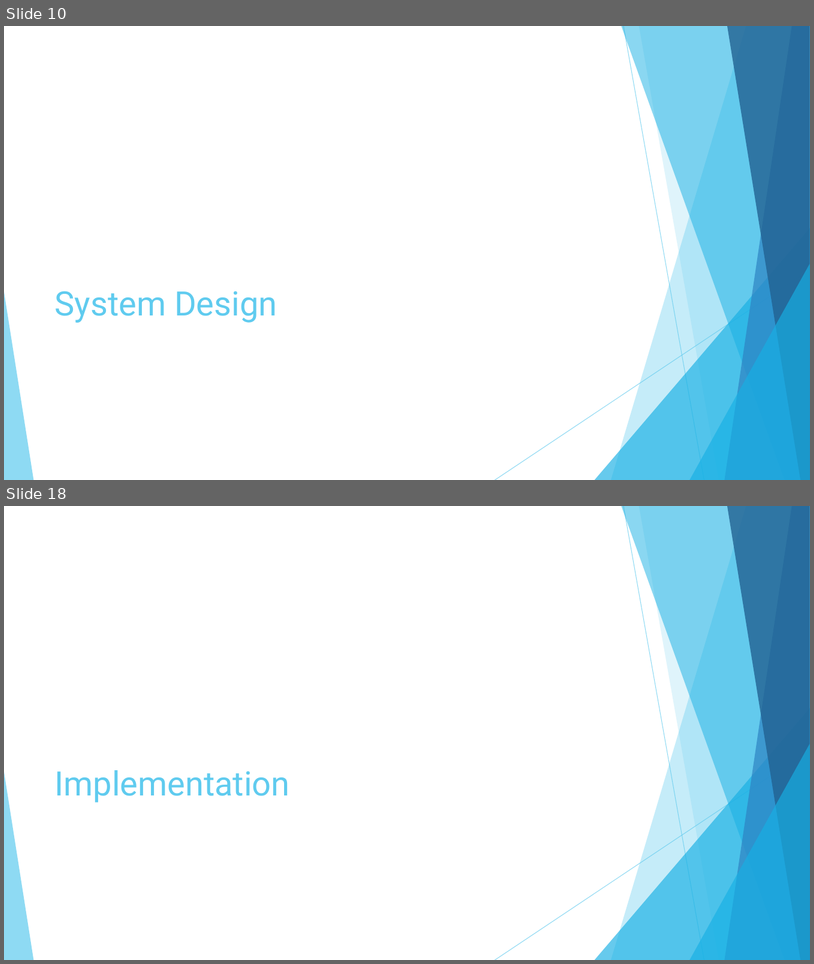
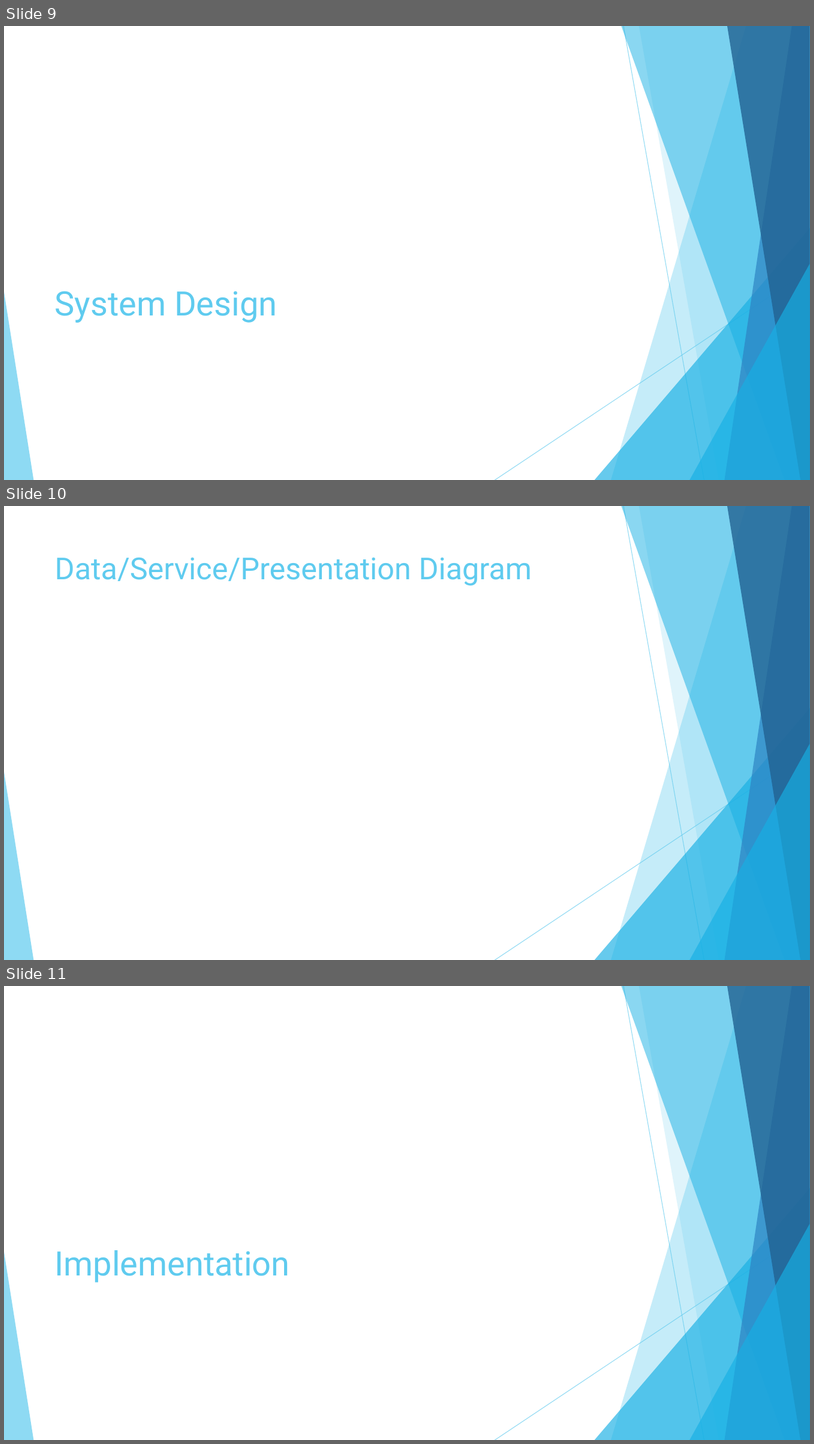
Before and after one commit to DaveWoodie/SpringWater, a slide deck: Project SpringWater 4 Weeks.pptx. Shown one above the other, each under a label of ours: slides 10 and 18 before the commit, slides 9, 10 and 11 after it; the slides between them are not shown. The pictures are 814x964 and 814x1444 pixels, drawn with LibreOffice and Linux fonts; fonts in the diff are those of the drawing. Boxes give left, top, right and bottom in pixels: in the first picture for what was removed or moved away, otherwise in the second. Text is boxed around its words. In the diff, an @@ line names an element or a change of style, - is before the commit and + after.

```diff
--- a/Project SpringWater 4 Weeks.pptx
+++ b/Project SpringWater 4 Weeks.pptx
@@ slide 10 added at box(4, 506, 810, 960), background #FFFFFF; not listed: 10 template elements that a slide beside it also shows @@
@@ title added at box(55, 557, 533, 586), 36 pt, text #5FCBEF @@
+Data/Service/Presentation Diagram
@@ what was slide 10 is now slide 9 @@
@@ what was slide 18 is now slide 11 @@
```
Also in this commit, not shown: 1 slide changed, 8 slides removed, 2 other files.
